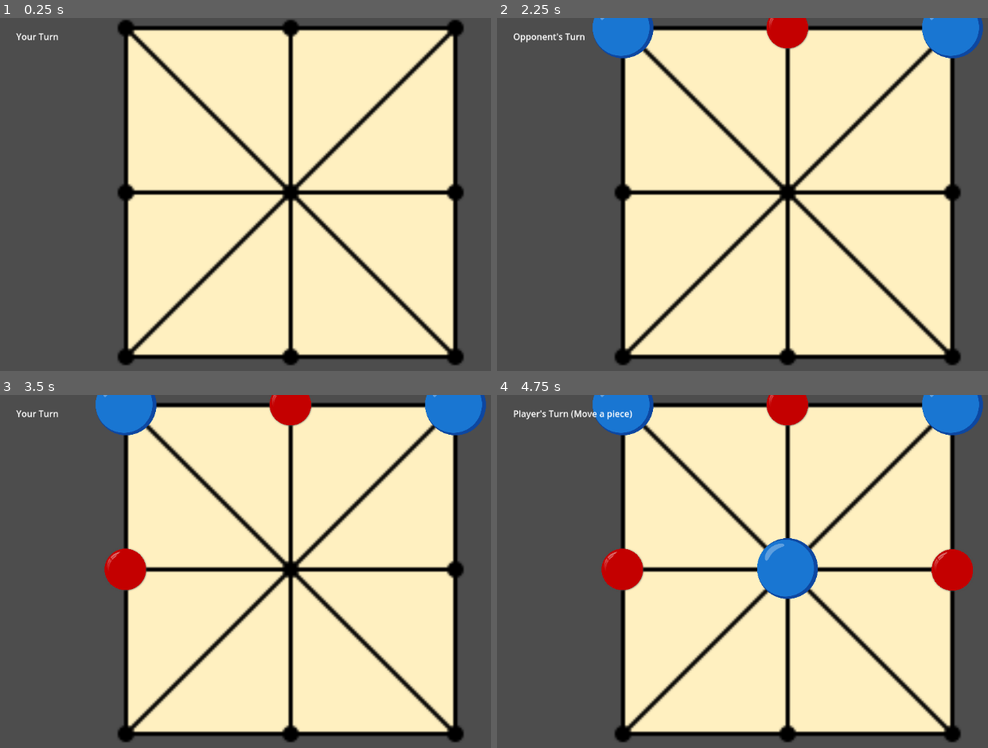
Above: before the commit, frames 1-4 (two rows, left to right).
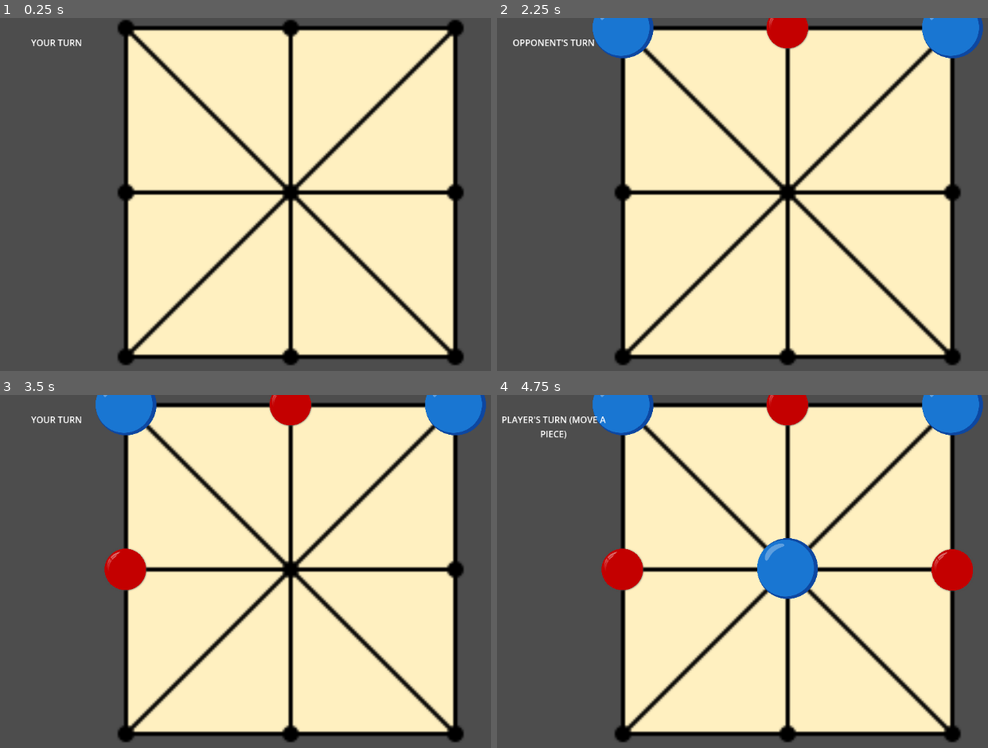
Above: after the commit, the same moments.

Repository: Liam22495/Three-Mens-Morris
Game: Godot game, scene res://Scenes/MainScene.tscn
Same seed, same stepped clock (60 frames per second), same inputs: the game is played once before the commit and once after it.
Inputs (mouse positions are in pixels of both pictures, inside the frame that each line leads up to):
- Up to frame 1 (0.25 s): no input
- Up to frame 2 (2.25 s): tap Enter at 0.5, 2 s; move the mouse to (624, 28) at 0.52 s; click (624, 28) at 0.67 s; tap Space at 1.25 s; move the mouse to (786, 28) at 1.27 s; click (786, 28) at 1.42 s; move the mouse to (953, 28) at 2.02 s; click (953, 28) at 2.17 s
- Up to frame 3 (3.5 s): tap Space at 2.75 s; move the mouse to (127, 567) at 2.77 s; click (127, 567) at 2.92 s
- Up to frame 4 (4.75 s): tap Enter at 3.5 s; move the mouse to (786, 567) at 3.52 s; click (786, 567) at 3.67 s; tap Space at 4.25 s; move the mouse to (953, 571) at 4.27 s; click (953, 571) at 4.42 s

The runs differ from the first frame. In frame 1, 0.2% of the frame differs, in the area x 3-17%, y 4-9%; in frame 2, 0.3%; in frame 3, 0.2%; in frame 4, 0.5%, in the area x 0-28%, y 4-13%.

Commit message:
Implemented Winning logic, added auto winning if no legal moves are found from the start.

Diff:
--- a/Godot_client/Scenes/Main.gd
+++ b/Godot_client/Scenes/Main.gd
@@ -87,6 +87,11 @@
 		in_movement_phase = true
 		print(">>> Movement phase started <<<")
 		turn_label.text = current_turn.capitalize() + "'s Turn (Move a piece)"
+		if not has_valid_moves(current_turn):
+			game_over = true
+			turn_label.text = current_turn.capitalize() + " has no legal moves. " + \
+				("Player" if current_turn == "opponent" else "Opponent") + " wins!"
+			print(turn_label.text)
 
 func _handle_movement(area: Area2D):
 	# If the clicked marker has a piece belonging to the current player
@@ -123,9 +128,25 @@
 				print(current_turn.capitalize() + " wins!")
 			else:
 				current_turn = "opponent" if current_turn == "player" else "player"
-				turn_label.text = current_turn.capitalize() + "'s Turn (Move a piece)"
+				# Check if the next player has any moves
+				if not has_valid_moves(current_turn):
+					game_over = true
+					turn_label.text = current_turn.capitalize() + " has no legal moves. " + \
+						("Player" if current_turn == "opponent" else "Opponent") + " wins!"
+					print(turn_label.text)
+				else:
+					turn_label.text = current_turn.capitalize() + "'s Turn (Move a piece)"
 		else:
 			print("Invalid move: ", area.name, " is not adjacent to ", selected_marker.name)
+
+func has_valid_moves(player: String) -> bool:
+	for pos in position_occupied.keys():
+		if position_occupied[pos].has(player):
+			var neighbors = adjacency_map.get(pos, [])
+			for neighbor in neighbors:
+				if not position_occupied.has(neighbor):
+					return true  # At least one legal move exists
+	return false  # No movable pieces
 
 func check_win(player: String) -> bool:
 	for condition in win_conditions:
--- a/Godot_client/Scenes/MainScene.tscn
+++ b/Godot_client/Scenes/MainScene.tscn
@@ -97,8 +97,11 @@
 [node name="UI" type="CanvasLayer" parent="."]
 
 [node name="TurnLabel" type="Label" parent="UI"]
-offset_left = 64.0
-offset_top = 22.0
-offset_right = 252.0
-offset_bottom = 45.0
+offset_left = 30.0
+offset_top = 33.0
+offset_right = 245.0
+offset_bottom = 101.0
 text = "Waiting For Opponent...."
+horizontal_alignment = 1
+autowrap_mode = 2
+uppercase = true
